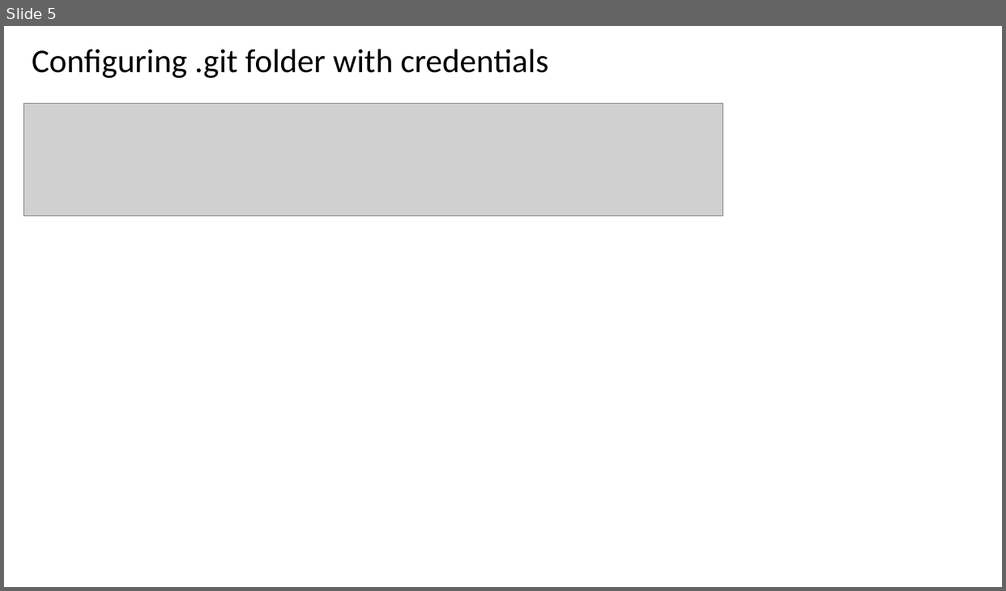
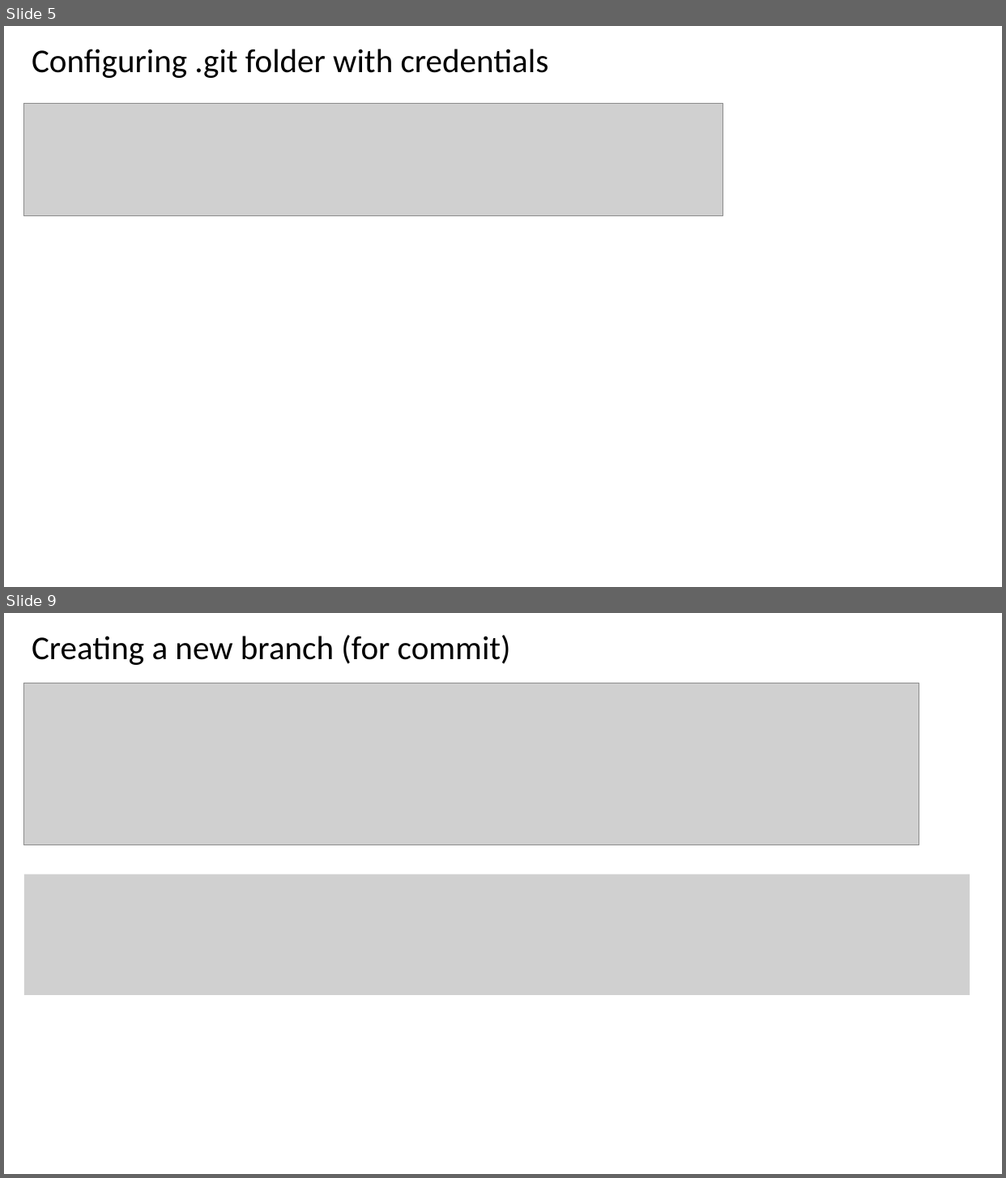
Before and after one commit to MayankDoda/Misc, a slide deck: Github Commands.pptx. Shown one above the other, each under a label of ours: slide 5 before the commit, slides 5 and 9 after it; the slides between them are not shown. The pictures are 1006x591 and 1006x1178 pixels, drawn with LibreOffice and Linux fonts; fonts in the diff are those of the drawing; grey boxes stand for pictures. Boxes give left, top, right and bottom in pixels: in the first picture for what was removed or moved away, otherwise in the second. Text is boxed around its words. In the diff, an @@ line names an element or a change of style, - is before the commit and + after.

Commit message:
Committing the updated ppt.

```diff
--- a/Github Commands.pptx
+++ b/Github Commands.pptx
@@ slide 9 added at box(4, 613, 1002, 1174), background #FFFFFF @@
@@ text added at box(32, 635, 511, 665), 32 pt, text #000000 @@
+Creating a new branch (for commit)
@@ picture added at box(24, 683, 918, 845) @@
@@ picture added at box(24, 875, 970, 995) @@
```
Also in this commit, not shown: 1 slide changed, 5 other slides added.
